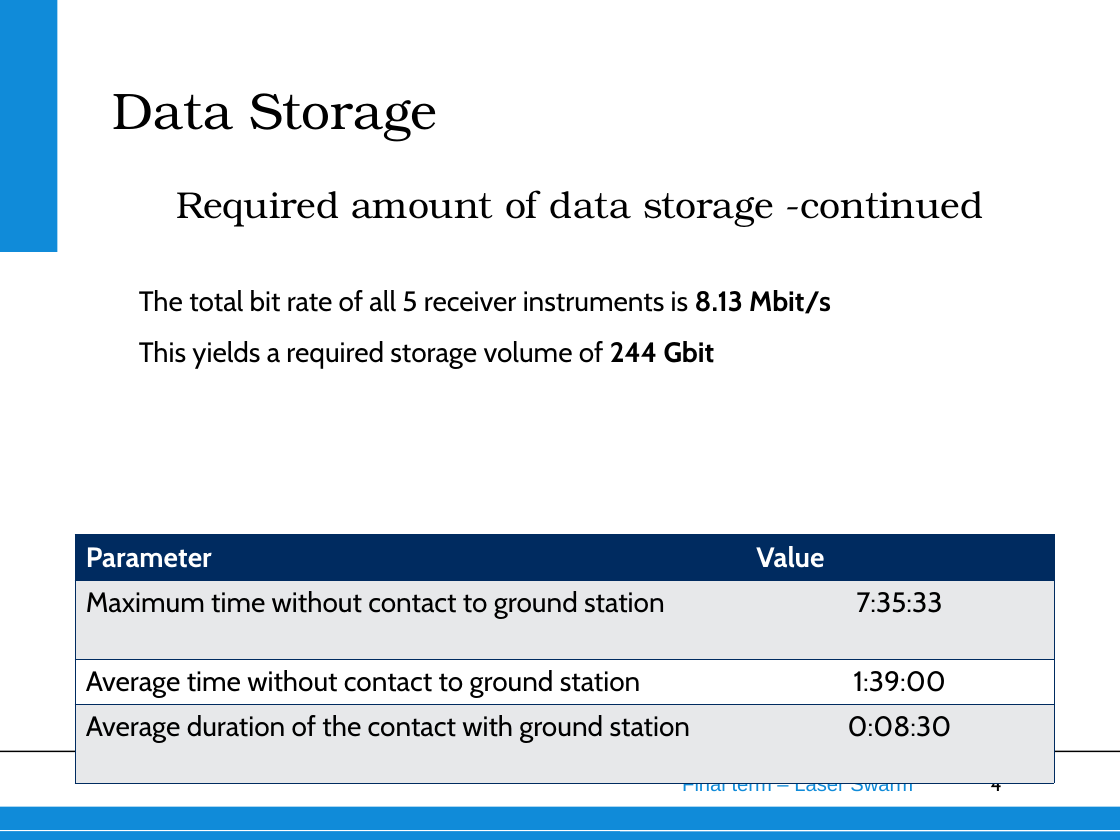
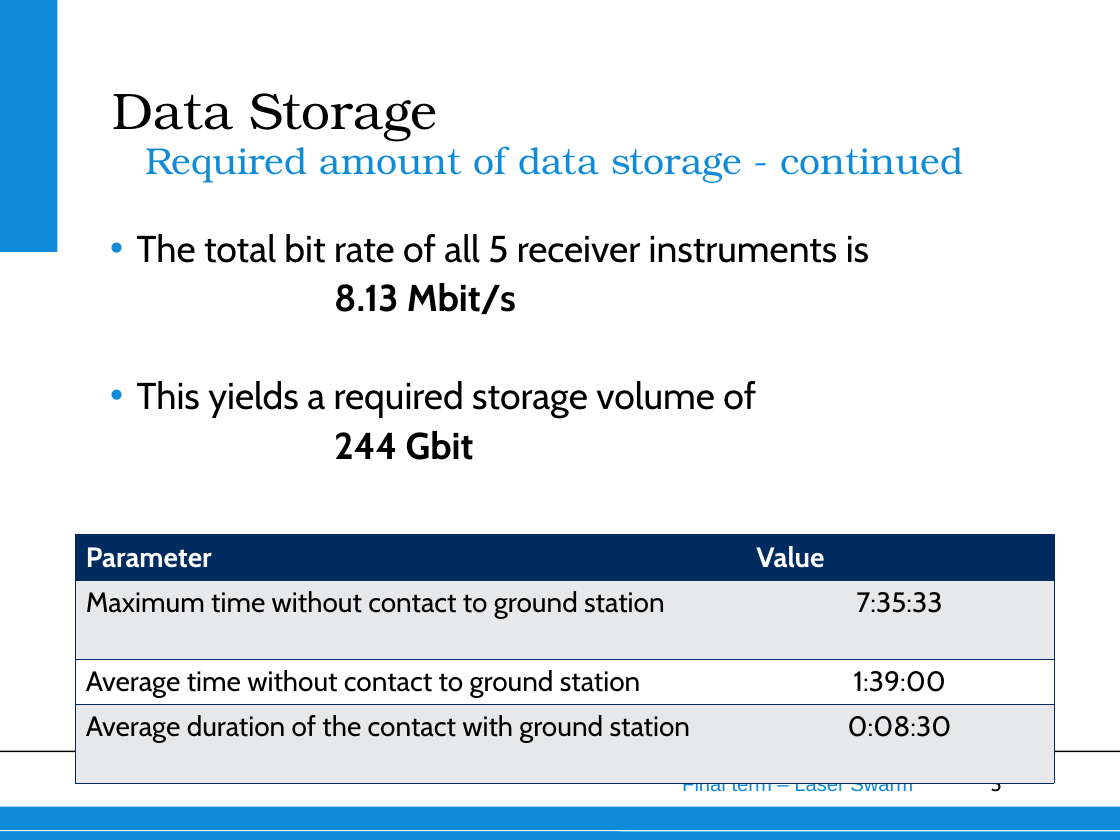
Before and after one commit to thewisenerd/laser-swarm, a slide deck: slide 3 of finalPresentation/subsections/Data Storage.ppt (slide 4 before the commit). Drawn at 1120x840 pixels with LibreOffice and Linux fonts; fonts in the diff are those of the drawing; background and template pictures are left out. Boxes give left, top, right and bottom in pixels: in the first picture for what was removed or moved away, otherwise in the second. Text is boxed around its words. In the diff, an @@ line names an element or a change of style, - is before the commit and + after.

```diff
--- a/finalPresentation/subsections/Data Storage.ppt
+++ b/finalPresentation/subsections/Data Storage.ppt
@@ text at [145, 140, 964, 183]: text changed; text colour #000000 to #108BD9 @@
-Required amount of data storage -continued
+Required amount of data storage - continued
@@ text "Required amount of data storage ..." at [145, 140, 964, 183]: vertical alignment bottom to top @@
@@ text at [137, 234, 869, 460]: text changed; size 18 to 24 pt @@
-The total bit rate of all 5 receiver instruments is 8.13 Mbit/s
-This yields a required storage volume of 244 Gbit
+• The total bit rate of all 5 receiver instruments is
+8.13 Mbit/s
+• This yields a required storage volume of
+244 Gbit
@@ page number at [991, 783, 1002, 792]: text changed @@
-4
+3
```
Also in this commit, not shown: 7 other slides changed, 1 slide removed, 1 other file.
